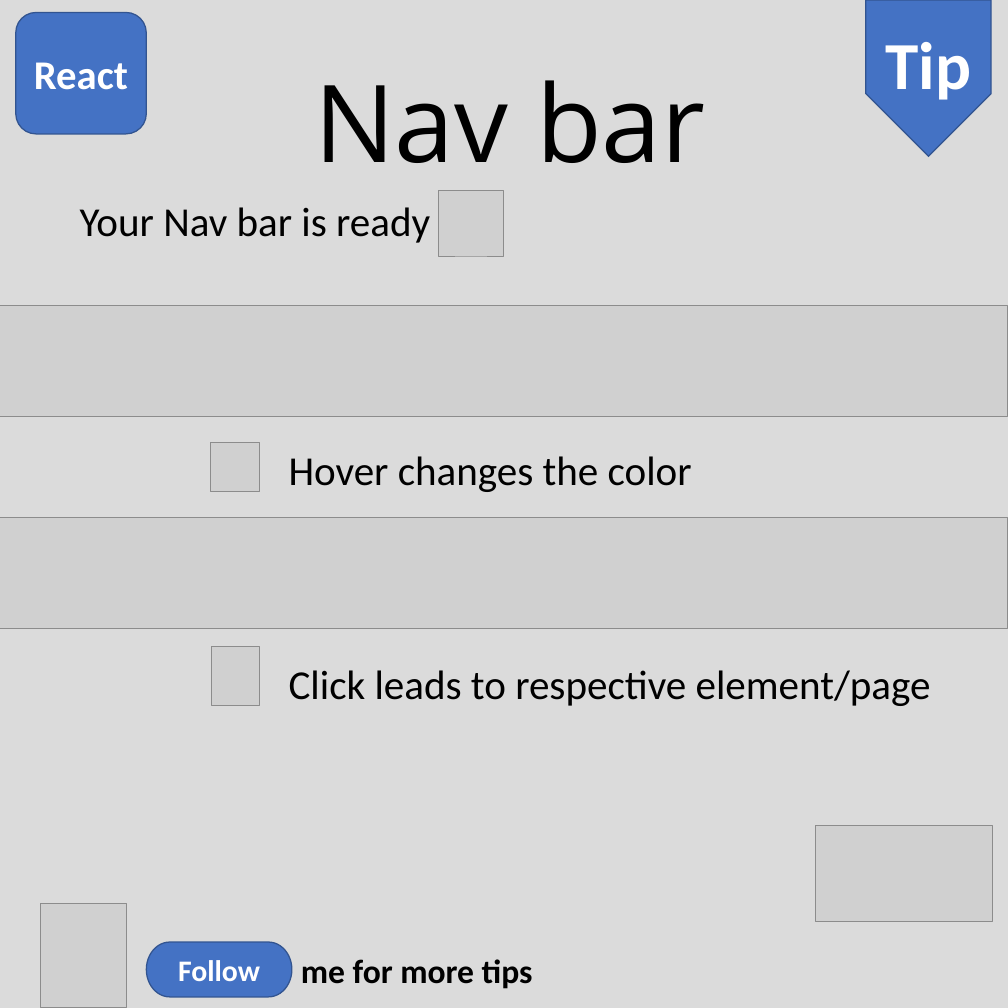
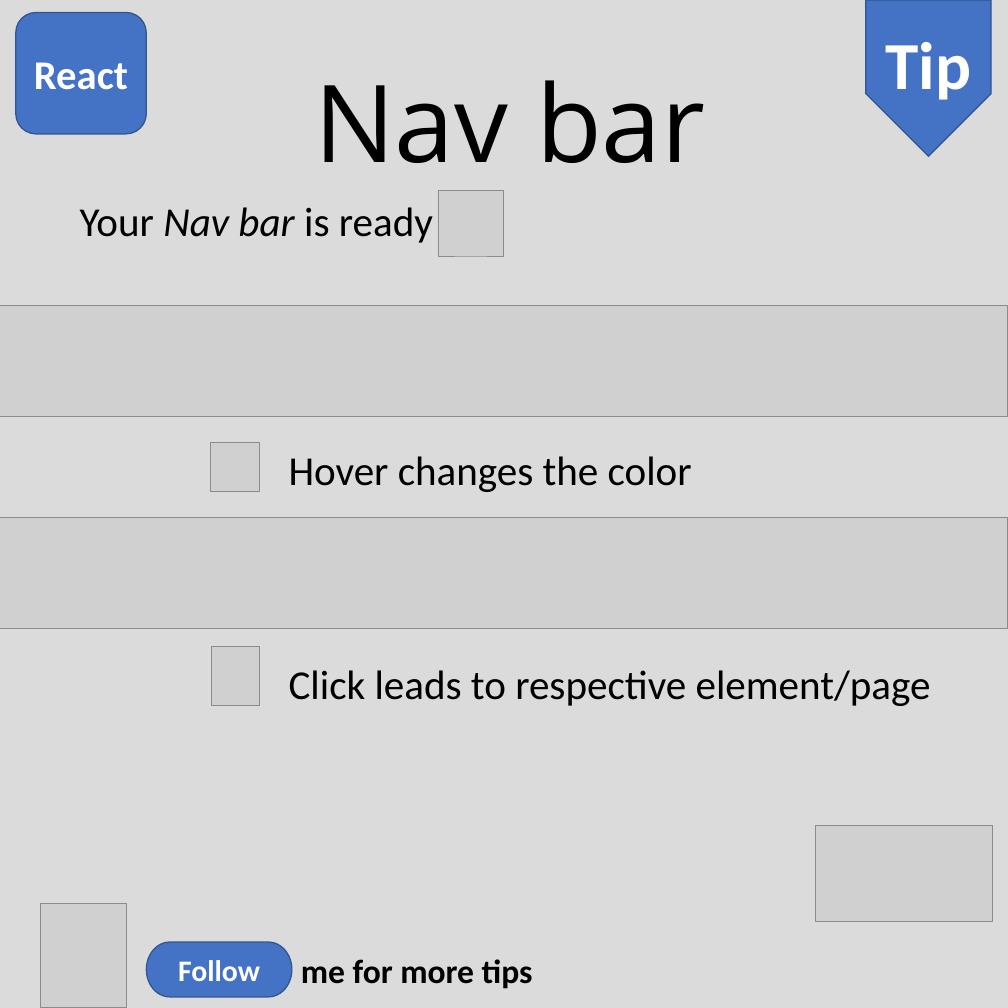
Before and after one commit to asadhasnain/tips, a slide deck: slide 7 of React/nav-bar/Nav-bar.pptx. Drawn at 1008x1008 pixels with LibreOffice and Linux fonts; fonts in the diff are those of the drawing; grey boxes stand for pictures. Boxes give left, top, right and bottom in pixels: in the first picture for what was removed or moved away, otherwise in the second. Text is boxed around its words. In the diff, an @@ line names an element or a change of style, - is before the commit and + after.

```diff
--- a/React/nav-bar/Nav-bar.pptx
+++ b/React/nav-bar/Nav-bar.pptx
@@ text "Your Nav bar is ready" at bbox=[80, 207, 433, 243]: italic on in "Nav bar" @@
```
Also in this commit, not shown: 7 other slides changed, 2 other files.
